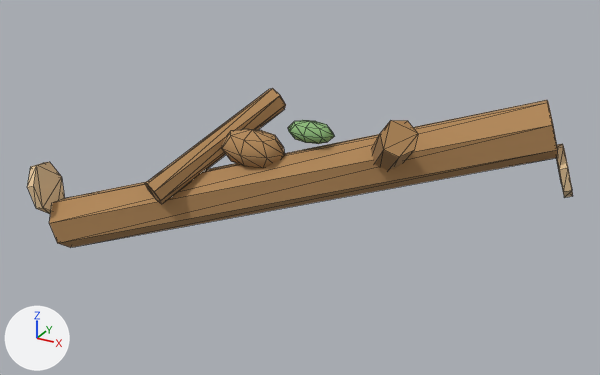
The glTF model assets/procedural/pretty/fallen_stick.glb as it was, and as the next commit left it.
Before and after are seen from a 50 mm camera at (0.884, -1.547, 0.86) aimed at (0.027, 0.012, 0.081). Lighting does not change. The marker at lower left points along +X, +Y and +Z. The older version comes first. Mesh edges are drawn as thin lines. Where no turn or scale is listed for an object, it has been applied to the vertices.

Before the edit, the objects in view are built like this:
```python
me_柱体_007 = bpy.data.meshes.new('柱体.007')
me_柱体_007.from_pydata(...)  # 14 vertices, 24 faces; spans x -0.135..0.132, y -0.207..0.205, z -0.152..0.149
me_柱体_007.materials.append(mat_bark_warm)  # orange #b38959
me_柱体_009 = bpy.data.meshes.new('柱体.009')
me_柱体_009.from_pydata(...)  # 14 vertices, 24 faces; spans x -0.0349..0.0345, y -0.0626..0.0664, z -0.0653..0.0653
me_柱体_009.materials.append(mat_fresh_cut_wood)  # beige #e3c497
me_柱体_010 = bpy.data.meshes.new('柱体.010')
me_柱体_010.from_pydata(...)  # 14 vertices, 24 faces; spans x -0.0321..0.0318, y -0.0563..0.0597, z -0.0587..0.0587
me_柱体_010.materials.append(mat_fresh_cut_wood)  # beige #e3c497
ob_cut_end_a = bpy.data.objects.new('cut_end_a', me_柱体_009)
ob_cut_end_a.location = (-0.58, -0.19, 0.03)
ob_cut_end_b = bpy.data.objects.new('cut_end_b', me_柱体_010)
ob_cut_end_b.location = (0.58, 0.19, 0.17)
ob_fork_a = bpy.data.objects.new('fork_a', me_柱体_007)
ob_fork_a.location = (0.22, 0.06, 0.18)
# also in view: 'main_branch' at (0.0, 0.002, 0.1); 'moss_patch' at (0.05, 0.02, 0.22); 'fork_b' at (-0.179, -0.021, 0.161); 'knot' at (-0.08, -0.02, 0.17)
```
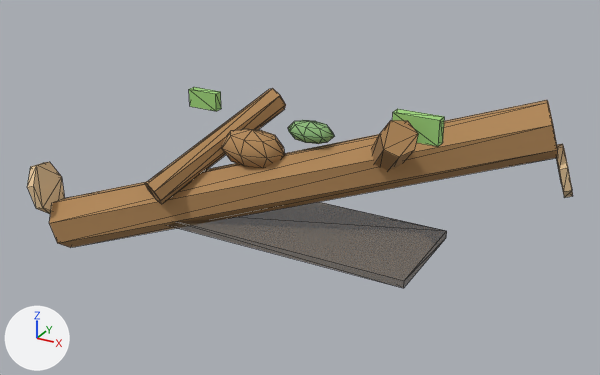
What differs and where, as boxes [x1, y1, x2, y2] in the pictures (600 x 375 px):
```json
{"object": "pickup_shadow", "change": "added", "after": [167, 202, 447, 288]}
{"object": "leaf_flag_a", "change": "added", "after": [392, 109, 444, 146], "on screen": "green"}
{"object": "leaf_flag_b", "change": "added", "after": [189, 87, 221, 111], "on screen": "green"}
```

The change, as JSON lines over the scene's bpy script:
```json
{"op": "add", "block": "mat_attached_leaf", "code": ["mat_attached_leaf = principled_material('attached_leaf')", "mat_attached_leaf.base_color = (0.34, 0.67, 0.2)  # green #9ed67c", "mat_attached_leaf.roughness = 0.98"]}
{"op": "add", "block": "mat_soft_ground_shadow", "code": ["mat_soft_ground_shadow = principled_material('soft_ground_shadow')", "mat_soft_ground_shadow.base_color = (0.13, 0.09, 0.05)  # brown #65553f", "mat_soft_ground_shadow.roughness = 1.0", "mat_soft_ground_shadow.alpha = 0.58"]}
{"op": "add", "block": "me_立方体_017", "code": ["me_立方体_017 = bpy.data.meshes.new('立方体.017')", "me_立方体_017.from_pydata(...)  # a box spanning x -0.04..0.04, y -0.011..0.011, z -0.0225..0.0225", "me_立方体_017.materials.append(mat_attached_leaf)  # green #9ed67c"]}
{"op": "add", "block": "me_立方体_016", "code": ["me_立方体_016 = bpy.data.meshes.new('立方体.016')", "me_立方体_016.from_pydata(...)  # a box spanning x -0.05..0.05, y -0.0125..0.0125, z -0.0275..0.0275", "me_立方体_016.materials.append(mat_attached_leaf)  # green #9ed67c"]}
{"op": "add", "block": "me_立方体_015", "code": ["me_立方体_015 = bpy.data.meshes.new('立方体.015')", "me_立方体_015.from_pydata(...)  # a box spanning x -0.35..0.35, y -0.13..0.13, z -0.009..0.009", "me_立方体_015.materials.append(mat_soft_ground_shadow)  # brown #65553f"]}
{"op": "add", "block": "ob_leaf_flag_b", "code": ["ob_leaf_flag_b = bpy.data.objects.new('leaf_flag_b', me_立方体_017)", "ob_leaf_flag_b.location = (-0.28, 0.08, 0.23)"]}
{"op": "add", "block": "ob_leaf_flag_a", "code": ["ob_leaf_flag_a = bpy.data.objects.new('leaf_flag_a', me_立方体_016)", "ob_leaf_flag_a.location = (0.33, -0.05, 0.3)"]}
{"op": "add", "block": "ob_pickup_shadow", "code": ["ob_pickup_shadow = bpy.data.objects.new('pickup_shadow', me_立方体_015)", "ob_pickup_shadow.location = (0.0, 0.0, -0.015)"]}
```
